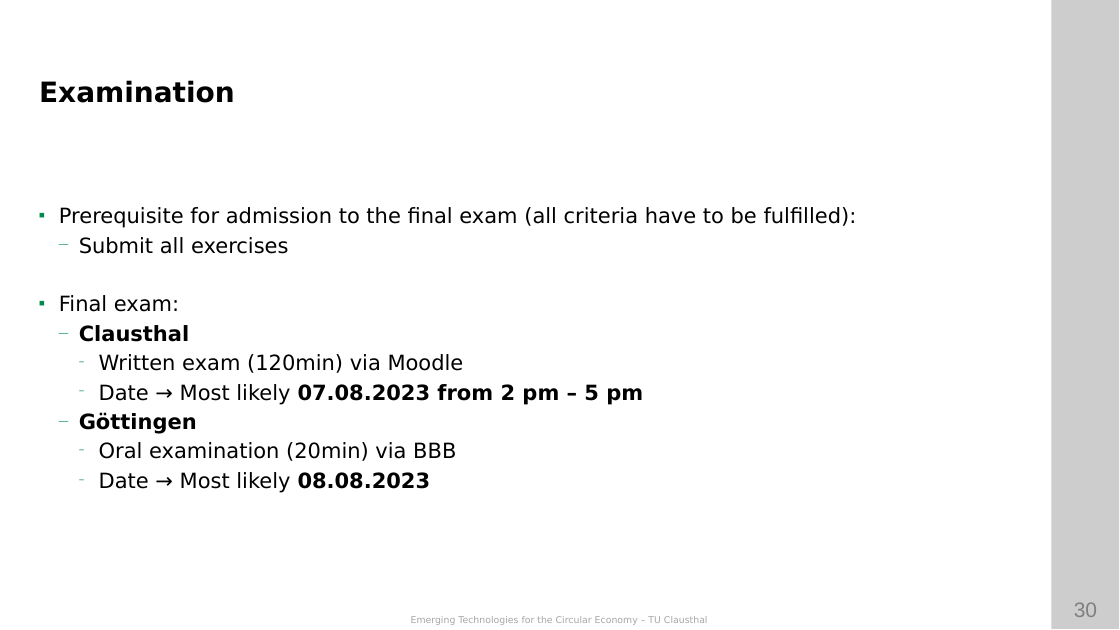
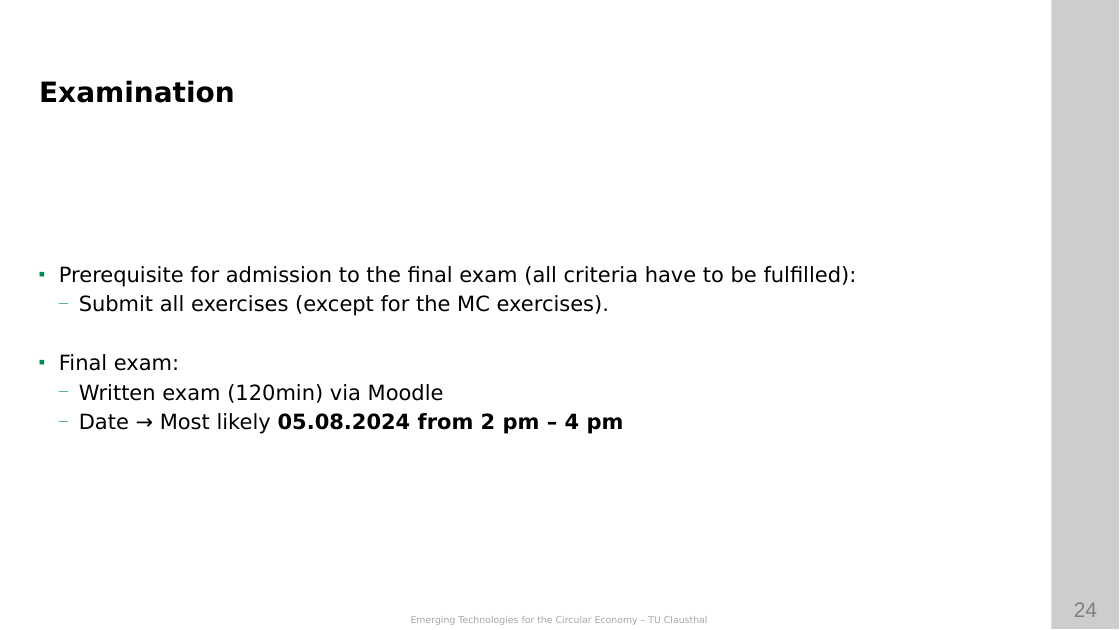
Before and after one commit to ETCE-LAB/teaching-material, a slide deck: slide 24 of Emerging-Technologies-for-the-Circular-Economy/ETCE-L00-Organization.pptx (slide 30 before the commit). Drawn at 1120x630 pixels with LibreOffice and Linux fonts; fonts in the diff are those of the drawing; background and template pictures are left out. Boxes give left, top, right and bottom in pixels: in the first picture for what was removed or moved away, otherwise in the second. Text is boxed around its words. In the diff, an @@ line names an element or a change of style, - is before the commit and + after.

```diff
--- a/Emerging-Technologies-for-the-Circular-Economy/ETCE-L00-Organization.pptx
+++ b/Emerging-Technologies-for-the-Circular-Economy/ETCE-L00-Organization.pptx
@@ text at (79,295,609,316): text changed @@
-  — Submit all exercises
+  — Submit all exercises (except for the MC exercises).
@@ text at (79,325,189,342): paragraph removed @@
-  — Clausthal
@@ text at (79,384,444,403): bullet − to —; list level 3 to 2 in "Written exam (120min) via Moodle" @@
@@ text at (79,413,624,434): text changed; bold on @@
-    − Date → Most likely 07.08.2023 from 2 pm – 5 pm
-  — Göttingen
-    − Oral examination (20min) via BBB
-    − Date → Most likely 08.08.2023
+  — Date → Most likely 05.08.2024 from 2 pm – 4 pm
@@ page number at (1074,602,1097,617): text changed @@
-30
+24
```
Also in this commit, not shown: 10 other slides changed, 2 slides added, 8 slides removed, 1 other file.
